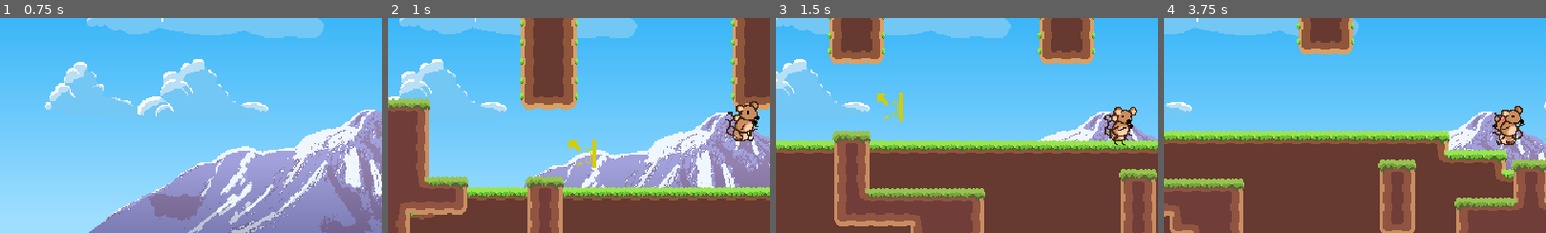
Above: before the commit, frames 1-4 (left to right).
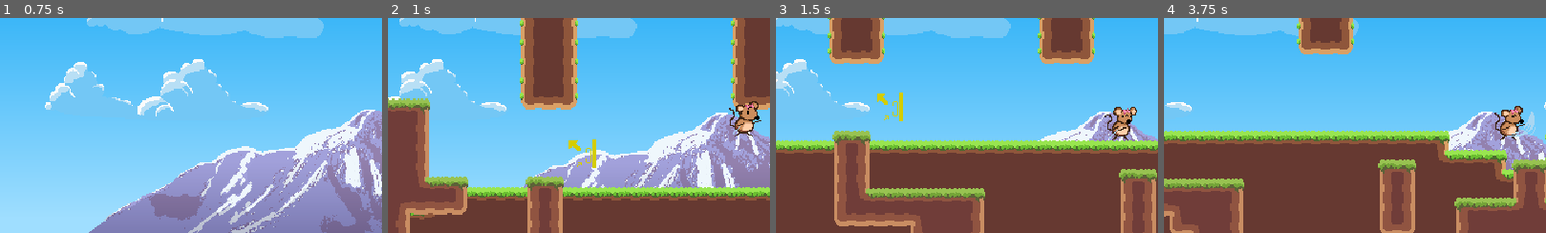
Above: after the commit, the same moments.

Repository: GalletasConMayo/LilRatGame
Game: Godot game, scene res://Scenes/game.tscn
Same seed, same stepped clock (60 frames per second), same inputs: the game is played once before the commit and once after it.
Inputs (mouse positions are % of the whole screen's width and height, from its top left):
- Up to frame 1 (0.75 s): tap Enter (ui_accept) at 0.5 s; move the mouse to (72, 45) at 0.52 s; hold D (right) from 0.53 s (still down); tap Z (dash) at 0.6 s; click (72, 45) at 0.67 s
- Up to frame 2 (1 s): keep holding D (right); tap X (jump) at 0.77 s
- Up to frame 3 (1.5 s): move the mouse to (30, 55) at 1.27 s; release D (right) at 1.28 s; hold S (down) from 1.28 s (still down); tap C (walking) at 1.35 s
- Up to frame 4 (3.75 s): tap X (jump) at 1.52, 3.02 s; move the mouse to (60, 28) at 2.02 s; release S (down) at 2.03 s; hold D (right) 2.03-2.78 s; hold F 2.03-2.78 s; move the mouse to (45, 70) at 2.77 s; hold W 2.78-3.53 s; tap Space at 2.85 s; click (45, 70) at 2.92 s; move the mouse to (80, 65) at 3.52 s; hold A (left) from 3.53 s (still down); tap Z (dash) at 3.6 s
The pictures show only the part of the screen within x 5-55%, y 26-76%; the shares and areas given below are measured in that part.

Frame 1 is identical in both runs. In frame 2, 0.5% of the frame differs, in the area x 88-98%, y 39-58%; in frame 3, 0.3%; in frame 4, 0.6%, in the area x 86-98%, y 41-60%.

Commit message:
Add Sprites 2D to Animations.

Diff:
--- a/Scenes/player.tscn
+++ b/Scenes/player.tscn
@@ -860,7 +860,7 @@
 ease = 2
 
 [sub_resource type="RectangleShape2D" id="RectangleShape2D_w0mk1"]
-size = Vector2(22.5, 18.25)
+size = Vector2(16.25, 24.125)
 
 [sub_resource type="Animation" id="Animation_3itbg"]
 resource_name = "BasicAttack"
@@ -868,7 +868,7 @@
 tracks/0/type = "value"
 tracks/0/imported = false
 tracks/0/enabled = true
-tracks/0/path = NodePath("../Sprite2D:frame")
+tracks/0/path = NodePath("../Rata2D:frame")
 tracks/0/interp = 1
 tracks/0/loop_wrap = true
 tracks/0/keys = {
@@ -889,32 +889,68 @@
 "update": 1,
 "values": [true, true, false]
 }
+tracks/2/type = "value"
+tracks/2/imported = false
+tracks/2/enabled = true
+tracks/2/path = NodePath("../Rata2D/Mondadientes2D:frame")
+tracks/2/interp = 1
+tracks/2/loop_wrap = true
+tracks/2/keys = {
+"times": PackedFloat32Array(0, 0.1, 0.2),
+"transitions": PackedFloat32Array(1, 1, 1),
+"update": 1,
+"values": [67, 67, 68]
+}
+tracks/3/type = "value"
+tracks/3/imported = false
+tracks/3/enabled = true
+tracks/3/path = NodePath("../Rata2D/Moñito2D:frame")
+tracks/3/interp = 1
+tracks/3/loop_wrap = true
+tracks/3/keys = {
+"times": PackedFloat32Array(0, 0.1, 0.2),
+"transitions": PackedFloat32Array(1, 1, 1),
+"update": 1,
+"values": [36, 37, 38]
+}
 
 [sub_resource type="Animation" id="Animation_gon3m"]
 length = 0.001
 tracks/0/type = "value"
 tracks/0/imported = false
 tracks/0/enabled = true
-tracks/0/path = NodePath("../Sprite2D:frame")
+tracks/0/path = NodePath("Attack-Hitbox/BasicAttack:disabled")
 tracks/0/interp = 1
 tracks/0/loop_wrap = true
 tracks/0/keys = {
 "times": PackedFloat32Array(0),
 "transitions": PackedFloat32Array(1),
 "update": 1,
-"values": [4]
+"values": [true]
 }
 tracks/1/type = "value"
 tracks/1/imported = false
 tracks/1/enabled = true
-tracks/1/path = NodePath("Attack-Hitbox/BasicAttack:disabled")
+tracks/1/path = NodePath("../Rata2D/Mondadientes2D:frame")
 tracks/1/interp = 1
 tracks/1/loop_wrap = true
 tracks/1/keys = {
 "times": PackedFloat32Array(0),
 "transitions": PackedFloat32Array(1),
 "update": 1,
-"values": [true]
+"values": [67]
+}
+tracks/2/type = "value"
+tracks/2/imported = false
+tracks/2/enabled = true
+tracks/2/path = NodePath("../Rata2D/Moñito2D:frame")
+tracks/2/interp = 1
+tracks/2/loop_wrap = true
+tracks/2/keys = {
+"times": PackedFloat32Array(0),
+"transitions": PackedFloat32Array(1),
+"update": 1,
+"values": [60]
 }
 
 [sub_resource type="AnimationLibrary" id="AnimationLibrary_bg1k8"]
@@ -932,6 +968,7 @@
 script = ExtResource("1_pi0nl")
 
 [node name="player_collision" type="CollisionPolygon2D" parent="."]
+visible = false
 polygon = PackedVector2Array(5, 1, 5, -8, 12, -8, 12, 0, 12, 3, 12, 16, 5, 16, 0, 16, 0, 1)
 
 [node name="rat" type="AnimatedSprite2D" parent="player_collision"]
@@ -939,7 +976,7 @@
 position = Vector2(4, 3.5)
 sprite_frames = SubResource("SpriteFrames_jein8")
 animation = &"rat_idle"
-frame_progress = 0.526372
+frame_progress = 0.672284
 
 [node name="ribbon" type="AnimatedSprite2D" parent="player_collision"]
 visible = false
@@ -1007,7 +1044,7 @@
 script = ExtResource("6_ryd01")
 
 [node name="BasicAttack" type="CollisionShape2D" parent="AttackComponent/Attack-Hitbox"]
-position = Vector2(26, 2)
+position = Vector2(23.875, 0.9375)
 shape = SubResource("RectangleShape2D_w0mk1")
 disabled = true
 
@@ -1016,11 +1053,24 @@
 "": SubResource("AnimationLibrary_bg1k8")
 }
 
-[node name="Sprite2D" type="Sprite2D" parent="."]
+[node name="Rata2D" type="Sprite2D" parent="."]
 texture = ExtResource("2_fsyou")
 hframes = 31
 vframes = 3
-frame = 4
+frame = 6
+
+[node name="Mondadientes2D" type="Sprite2D" parent="Rata2D"]
+texture = ExtResource("2_fsyou")
+hframes = 31
+vframes = 3
+frame = 67
+
+[node name="Moñito2D" type="Sprite2D" parent="Rata2D"]
+texture = ExtResource("2_fsyou")
+offset = Vector2(2, 0)
+hframes = 31
+vframes = 3
+frame = 60
 
 [connection signal="timeout" from="JumpTimer" to="." method="_on_jump_timer_timeout"]
 [connection signal="timeout" from="DashDurationTimer" to="." method="_on_dash_duration_timer_timeout"]
